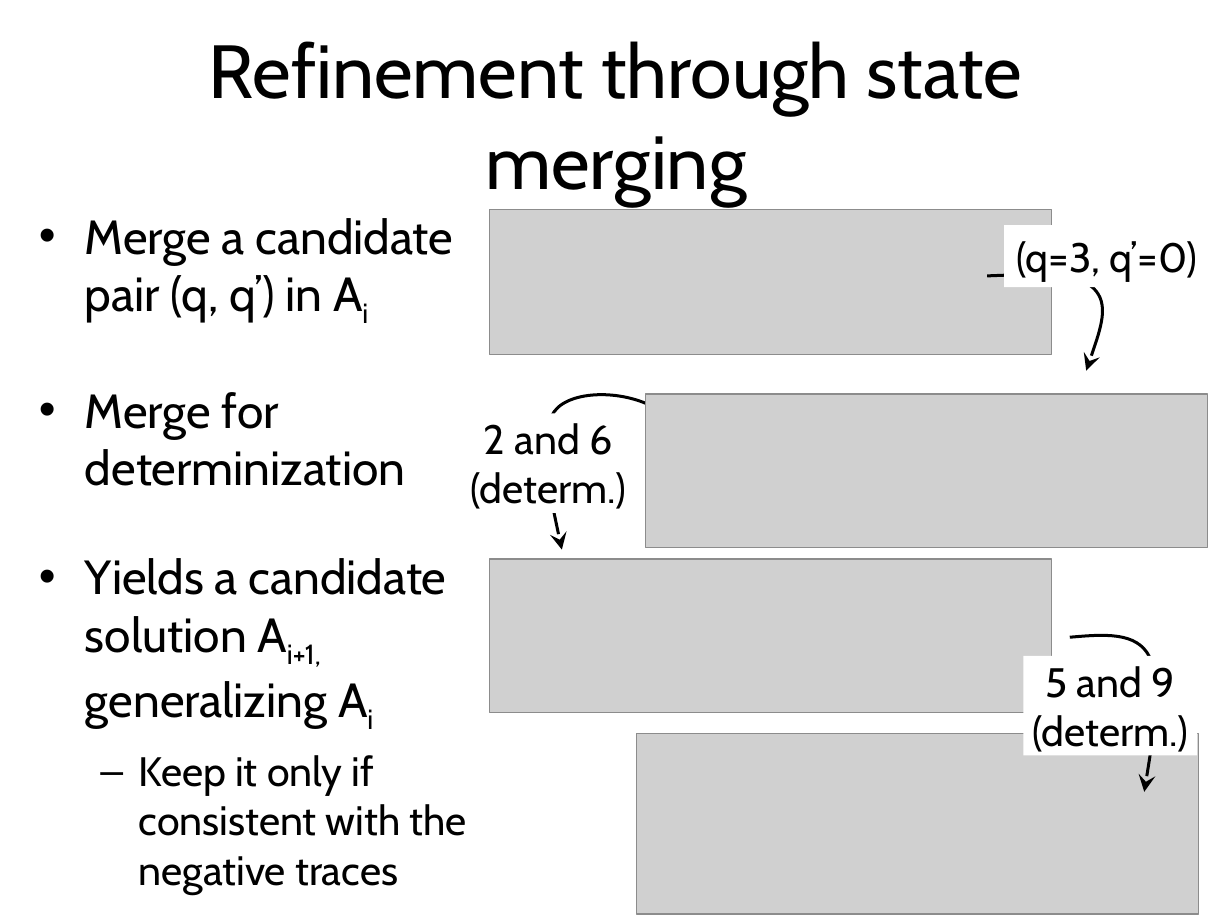
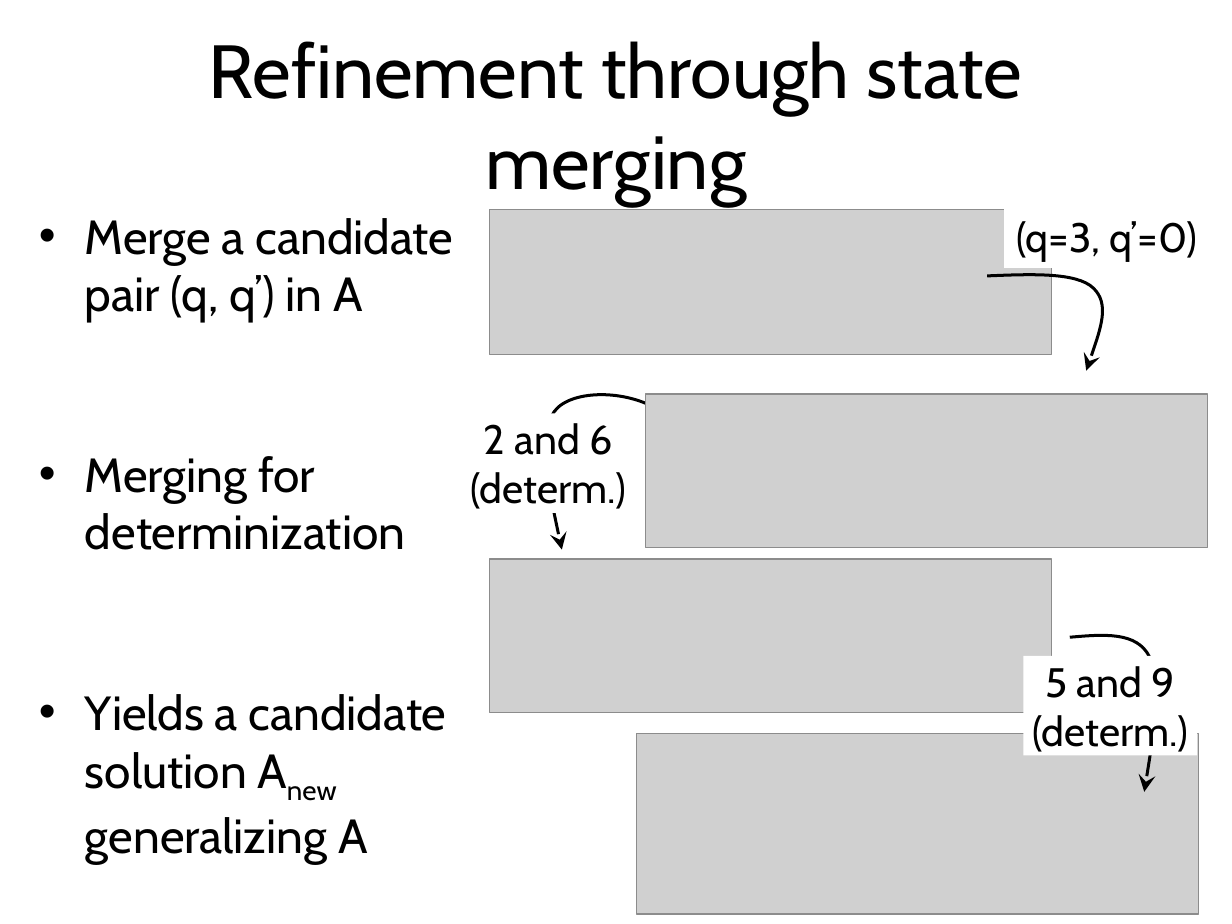
Before and after one commit to blambeau/phd, a slide deck: slide 42 of private-defense/slides.pptx (slide 40 before the commit). Drawn at 1232x924 pixels with LibreOffice and Linux fonts; fonts in the diff are those of the drawing; grey boxes stand for pictures. Boxes give left, top, right and bottom in pixels: in the first picture for what was removed or moved away, otherwise in the second. Text is boxed around its words. In the diff, an @@ line names an element or a change of style, - is before the commit and + after.

```diff
--- a/private-defense/slides.pptx
+++ b/private-defense/slides.pptx
@@ text "(q=3, q’=0)": place and size @@
-text "(q=3, q’=0)" at <box>1016,241,1198,282</box>
+text "(q=3, q’=0)" at <box>1016,221,1198,262</box>
@@ text at <box>85,218,454,864</box>: text changed @@
-• Merge a candidate pair (q, q’) in Ai
-• Merge for determinization
-• Yields a candidate solution Ai+1, generalizing Ai
-  – Keep it only if consistent with the negative traces
+• Merge a candidate pair (q, q’) in A
+• Merging for determinization
+• Yields a candidate solution Anew generalizing A
```
Also in this commit, not shown: 18 other slides changed, 14 slides added, 23 slides removed, 14 other files.
